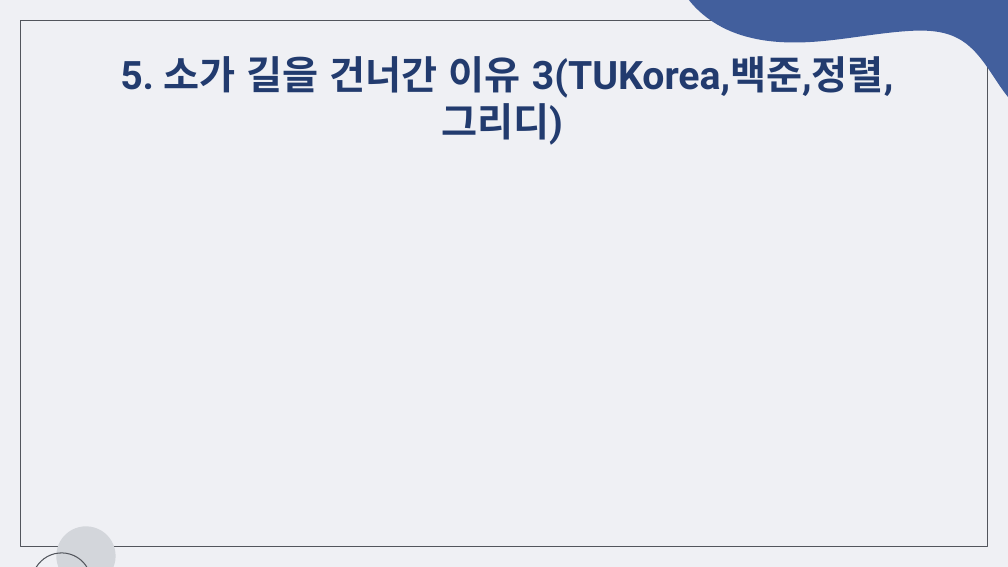
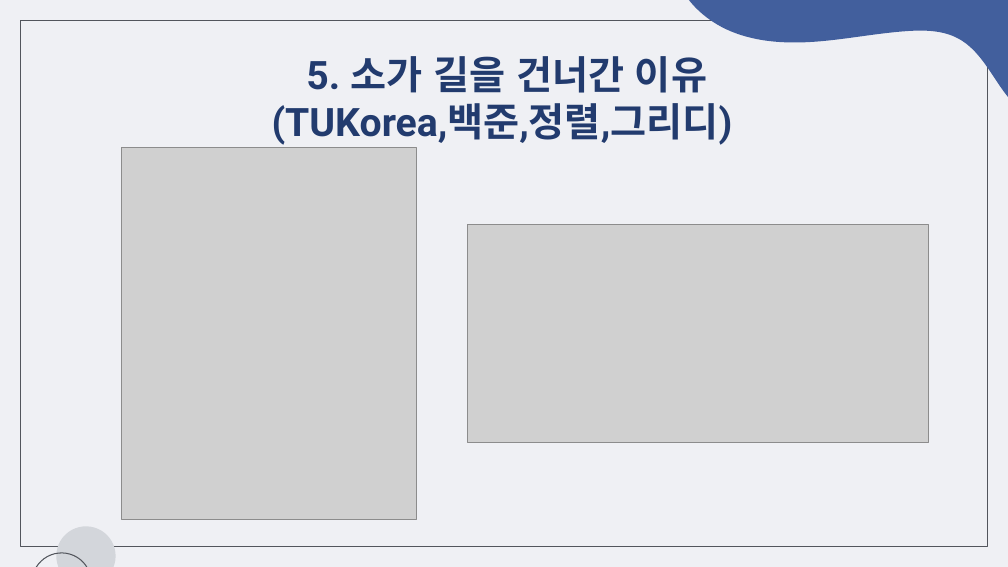
Before and after one commit to chaeeun-dev/CodingTest, a slide deck: slide 5 of 문제해결프로그래밍_숙제/제출용/숙제4_2022182035.pptx. Drawn at 1008x567 pixels with LibreOffice and Linux fonts; fonts in the diff are those of the drawing; grey boxes stand for pictures. Boxes give left, top, right and bottom in pixels: in the first picture for what was removed or moved away, otherwise in the second. Text is boxed around its words. In the diff, an @@ line names an element or a change of style, - is before the commit and + after.

```diff
--- a/문제해결프로그래밍_숙제/제출용/숙제4_2022182035.pptx
+++ b/문제해결프로그래밍_숙제/제출용/숙제4_2022182035.pptx
@@ title at bbox=[272, 56, 733, 145]: text changed @@
-5. 소가 길을 건너간 이유 3(TUKorea,백준,정렬,그리디)
+5. 소가 길을 건너간 이유
+(TUKorea,백준,정렬,그리디)
@@ picture added at bbox=[122, 148, 416, 520] @@
@@ picture added at bbox=[467, 225, 928, 443] @@
```
Also in this commit, not shown: 1 other slide changed, 2 slides removed, 1 other file.
